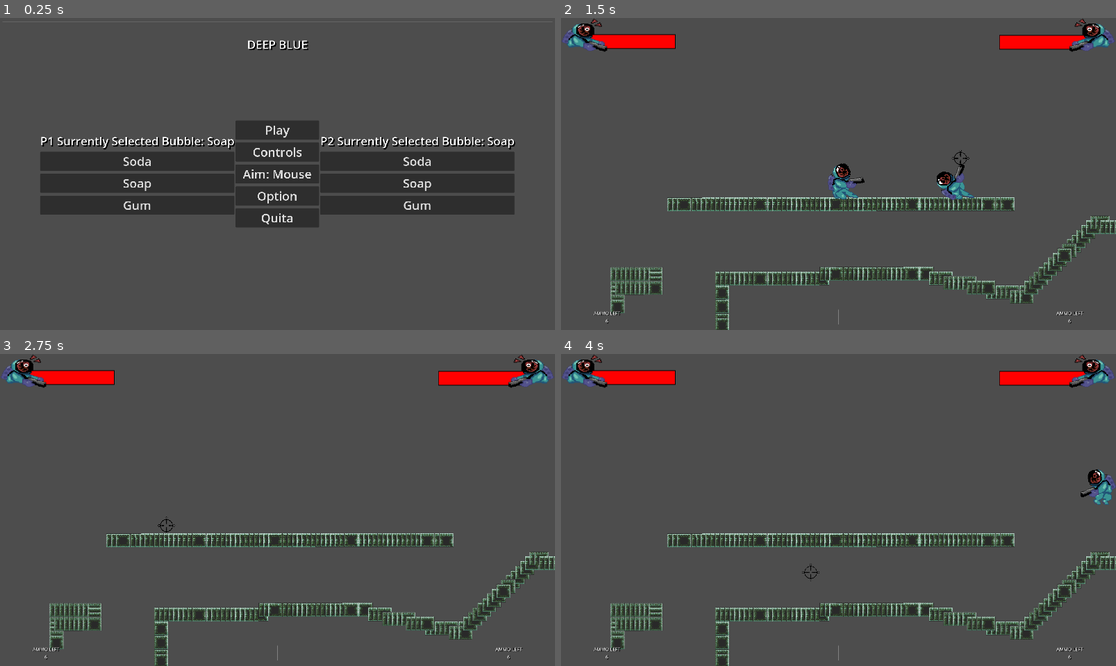
Above: before the commit, frames 1-4 (two rows, left to right).
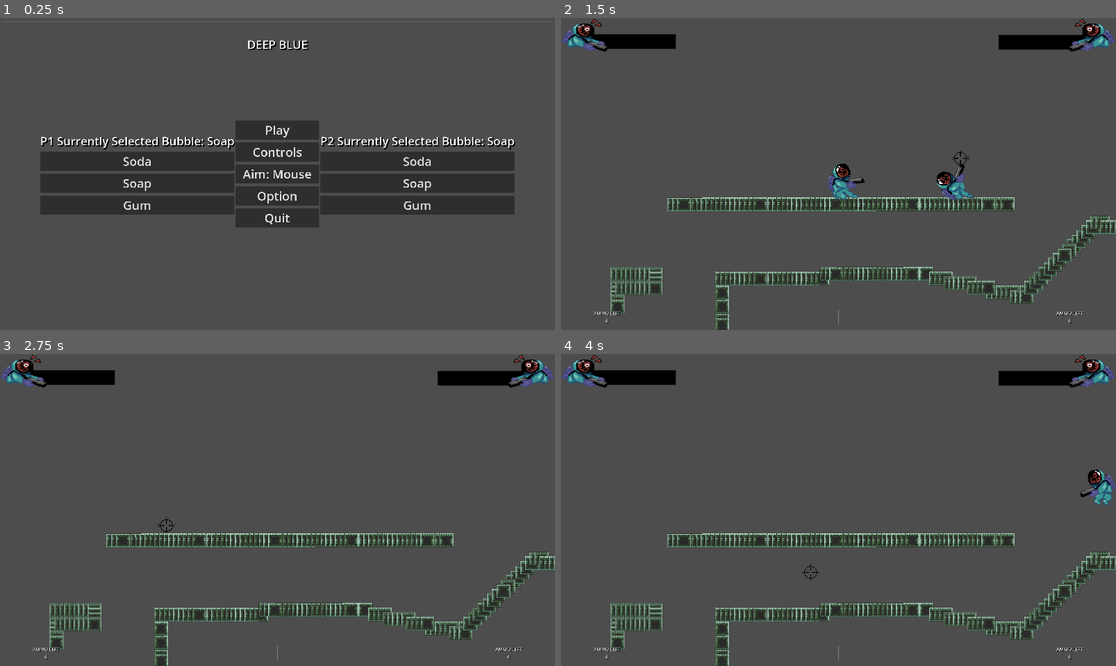
Above: after the commit, the same moments.

Repository: Mana-cott/GJJ-2025
Game: Godot game, scene res://scenes/menu.tscn
Two runs of this game, one before a commit and one after it. Both use one fixed random seed, a clock stepped at 60 frames per second and the inputs below.
Inputs (mouse positions are in pixels of both pictures, inside the frame that each line leads up to):
- Up to frame 1 (0.25 s): no input
- Up to frame 2 (1.5 s): click "Play" at 0.5 s; tap Enter at 1.25 s; move the mouse to (960, 158) at 1.27 s; hold D (move_right) from 1.28 s (still down); tap S (crouch) at 1.35 s
- Up to frame 3 (2.75 s): keep holding D (move_right); tap Space (jump) at 1.52, 2.27 s; move the mouse to (166, 525) at 2.02 s; tap Down (look_down) at 2.1 s
- Up to frame 4 (4 s): move the mouse to (894, 441) at 2.77 s; release D (move_right) at 2.78 s; hold A (move_left) 2.78-3.53 s; hold Left (look_left) 2.78-3.53 s; move the mouse to (810, 572) at 3.52 s; hold D (move_right) from 3.53 s (still down); tap Right (look_right) at 3.6 s; tap Space (jump) at 3.77 s

The runs differ from the first frame. In frame 1, less than 0.1% of the frame differs, in the area x 47-53%, y 62-67%; in frame 2, 1.2%, in the area x 5-95%, y 5-11%; in frame 3, 1.2%; in frame 4, 1.2%.

Commit message:
modify the hp_bar , add  victory_screen fonctionality

Diff:
--- a/globalgamejambubbles/scenes/hud.tscn
+++ b/globalgamejambubbles/scenes/hud.tscn
@@ -85,9 +85,9 @@
 custom_minimum_size = Vector2(300, 50)
 layout_direction = 2
 layout_mode = 0
-offset_left = 94.0
+offset_left = 96.0
 offset_top = 57.0
-offset_right = 396.0
+offset_right = 398.0
 offset_bottom = 107.0
 size_flags_vertical = 8
 color = Color(0, 0, 0, 1)
@@ -96,9 +96,9 @@
 custom_minimum_size = Vector2(0, 46)
 layout_direction = 2
 layout_mode = 0
-offset_left = 94.0
+offset_left = 96.0
 offset_top = 59.0
-offset_right = 394.0
+offset_right = 96.0
 offset_bottom = 105.0
 size_flags_vertical = 8
 color = Color(1, 0, 0, 1)
@@ -125,9 +125,9 @@
 custom_minimum_size = Vector2(300, 50)
 layout_direction = 2
 layout_mode = 0
-offset_left = -364.0
+offset_left = -366.0
 offset_top = 59.0
-offset_right = -62.0
+offset_right = -64.0
 offset_bottom = 109.0
 size_flags_vertical = 8
 color = Color(0, 0, 0, 1)
@@ -136,10 +136,11 @@
 custom_minimum_size = Vector2(0, 46)
 layout_direction = 2
 layout_mode = 0
-offset_left = -362.0
+offset_left = -64.0
 offset_top = 61.0
-offset_right = -62.0
+offset_right = -64.0
 offset_bottom = 107.0
+scale = Vector2(-1, 1)
 size_flags_vertical = 8
 color = Color(1, 0, 0, 1)
 
--- a/globalgamejambubbles/scenes/menu.tscn
+++ b/globalgamejambubbles/scenes/menu.tscn
@@ -113,7 +113,7 @@
 [node name="Quit" type="Button" parent="MarginContainer/HBoxContainer/VBoxContainer"]
 layout_mode = 2
 theme_override_font_sizes/font_size = 42
-text = "	Quita"
+text = "	Quit"
 
 [node name="VBoxContainerWeaponSelector2" type="VBoxContainer" parent="MarginContainer/HBoxContainer"]
 layout_mode = 2
--- a/globalgamejambubbles/scripts/hud.gd
+++ b/globalgamejambubbles/scripts/hud.gd
@@ -8,21 +8,23 @@
 @onready var p2_ammo = $MarginContainer/HBoxContainer/Ammo_P2
 @onready var p1_Hp = $HP1
 @onready var p2_Hp = $HP2
-
-
 @onready var health_bar1 = $HP1/HP
 @onready var health_bar2 = $HP2/HP
 
-var health_bar_max
+const MAX_HEALTH_BAR = 300
+
 var red = Color(1.0,0.0,0.0,1.0)
 var yellow = Color(1.0,1.0,0.0,1.0)
 var white = Color(1.0,1.0,1.0,1.0)
 
+var soda_health_color = Color(1.0,0.49,0.22,0.20)
+var soap_health_color = Color(1.0,0.87,0.88,0.91)
+var gum_health_color = Color(1.0,0.41, 0.71, 1)
+
+
 # Called when the node enters the scene tree for the first time.
 func _ready() -> void:
-	health_bar_max = health_bar1.get_size()
-
-
+	pass
 
 # Called every frame. 'delta' is the elapsed time since the previous frame.
 func _process(delta: float) -> void:
@@ -34,9 +36,26 @@
 		if(p1_Hp.get("visible") == false):
 			p1_Hp.set("visible", true)
 			p1_ammo.set_visible(true)
+			match Player.weapon_type:
+				"soda":
+					print("soda")
+					health_bar2.set_color(soda_health_color)
+				"soap":
+					health_bar2.set_color(soap_health_color)
+				"gum":
+					health_bar2.set_color(gum_health_color)
+			print("apres soda")
 		else:
 			p2_Hp.set("visible", true)
 			p2_ammo.set_visible(true)
+			match Player.weapon_type:
+				"soda":
+					print("soda")
+					health_bar1.set_color(soda_health_color)
+				"soap":
+					health_bar1.set_color(soap_health_color)
+				"gum":
+					health_bar1.set_color(gum_health_color)
 
 
 func change_ammo_left(ammo_left : int , player:int):
@@ -52,6 +71,17 @@
 		health_bar1.set_size(Vector2(health,health_bar1.get_size().y))
 	elif player == 2:
 		health_bar2.set_size(Vector2(health,health_bar2.get_size().y))
+
+#like change life bar , but you add the value instead
+func increment_life_bar(health:float , player:int):
+	if player == 1:
+		health_bar1.set_size(Vector2(health_bar1.get_size().x + health,health_bar1.get_size().y))
+		if (health_bar1.get_size().x > MAX_HEALTH_BAR):
+			health_bar1.set_size(Vector2(MAX_HEALTH_BAR,health_bar1.get_size().y))
+	elif player == 2:
+		health_bar2.set_size(Vector2(health_bar2.get_size().x +health,health_bar2.get_size().y))
+		if (health_bar2.get_size().x > MAX_HEALTH_BAR):
+			health_bar2.set_size(Vector2(MAX_HEALTH_BAR,health_bar2.get_size().y))
 
 
 #awfully long
--- a/globalgamejambubbles/scripts/main.gd
+++ b/globalgamejambubbles/scripts/main.gd
@@ -1,8 +1,12 @@
 extends Node2D
 
 @onready var HUD = $HUD
+@onready var victory_screen = $HUD/victory_screen
 
 func game_end(id:int):
+	get_tree().paused = true
+	victory_screen.set_visible(true)
+	victory_screen.write_victory_message("Player" + str(id) + " won the game")
 	print("Player" , id, " won the game")
 
 # Called when you hit play.
@@ -36,3 +40,13 @@
 # Called every frame. 'delta' is the elapsed time since the previous frame.
 func _process(delta: float) -> void:
 	pass
+
+
+func _on_victory_screen_main_menu() -> void:
+	get_tree().paused = false
+	get_tree().change_scene_to_file("res://scenes/menu.tscn")
+
+
+func _on_victory_screen_retry() -> void:
+	get_tree().paused = false
+	get_tree().reload_current_scene()
